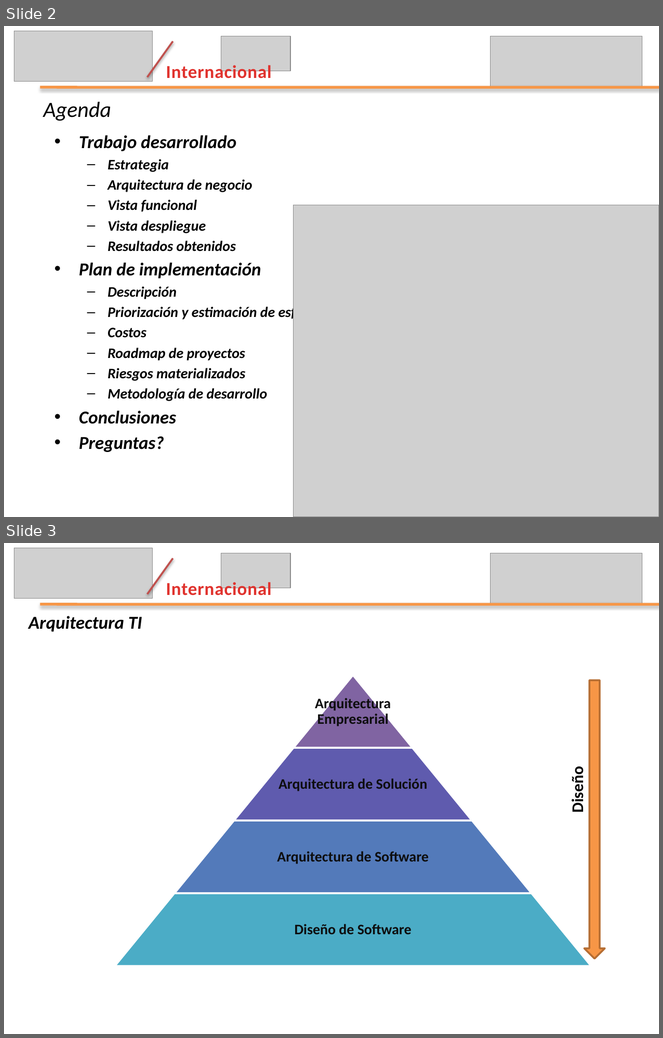
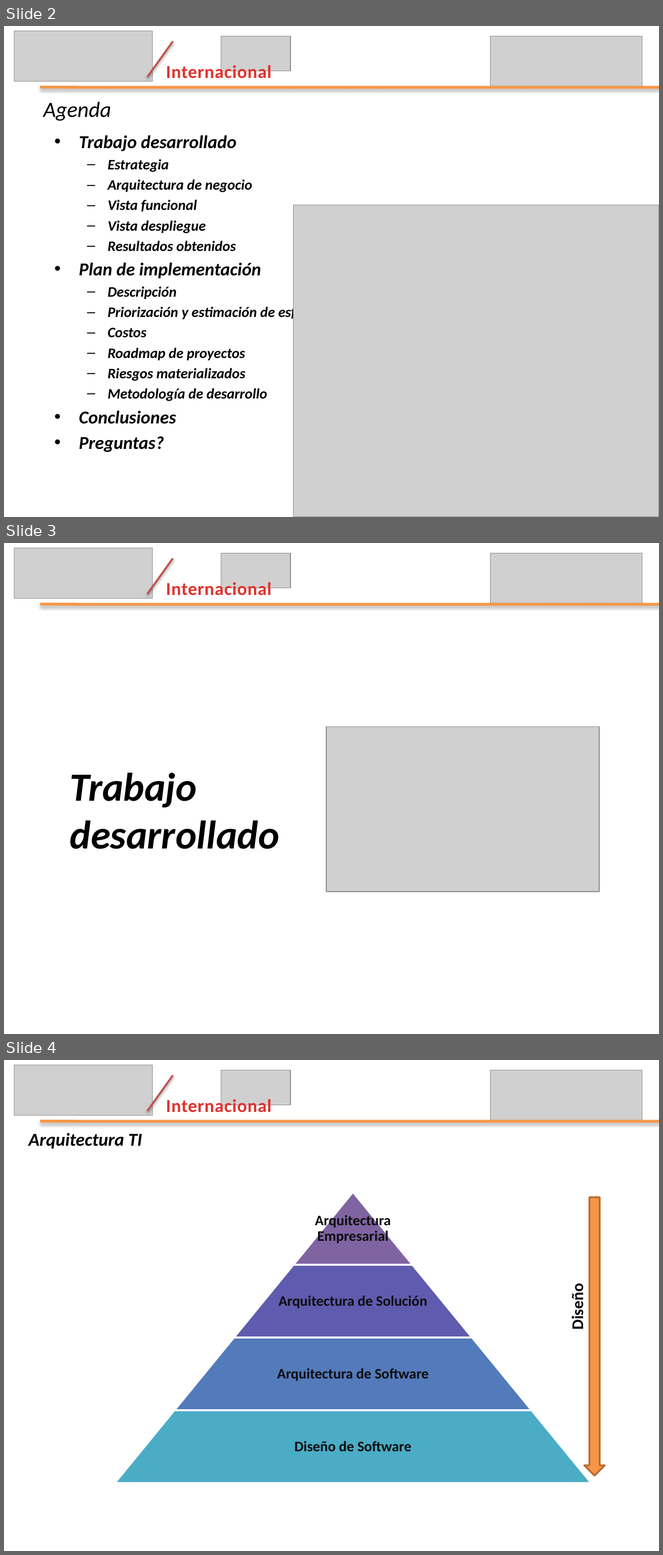
Before and after one commit to leseroth/ingenium-managment, a slide deck: CSOF5200 Proyecto 2/0727PresentacionIngenium.pptx. Shown one above the other, each under a label of ours: slides 2 and 3 before the commit, slides 2, 3 and 4 after it. The pictures are 663x1038 and 663x1555 pixels, drawn with LibreOffice and Linux fonts; fonts in the diff are those of the drawing; grey boxes stand for pictures. Boxes give left, top, right and bottom in pixels: in the first picture for what was removed or moved away, otherwise in the second. Text is boxed around its words. In the diff, an @@ line names an element or a change of style, - is before the commit and + after.

```diff
--- a/CSOF5200 Proyecto 2/0727PresentacionIngenium.pptx
+++ b/CSOF5200 Proyecto 2/0727PresentacionIngenium.pptx
@@ slide 3 added at (x1=4, y1=543, x2=659, y2=1034), background #FFFFFF @@
@@ picture added at (x1=14, y1=548, x2=153, y2=599) @@
@@ line added from (148, 594) to (173, 558), #C0504D 2 pt @@
@@ picture added at (x1=221, y1=553, x2=291, y2=588) @@
@@ picture added at (x1=490, y1=553, x2=642, y2=604) @@
@@ text added at (x1=166, y1=580, x2=272, y2=596), 20 pt, text gradient #E0322D to #A2201C, bold @@
+Internacional
@@ line added from (40, 604) to (659, 604), #F79646 3 pt @@
@@ picture added at (x1=326, y1=727, x2=599, y2=892) @@
@@ text added at (x1=70, y1=773, x2=280, y2=849), 44 pt, text #000000, bold, italic @@
+Trabajo desarrollado
@@ what was slide 3 is now slide 4 @@
```
Also in this commit, not shown: 3 slides changed, 1 other slide added.
